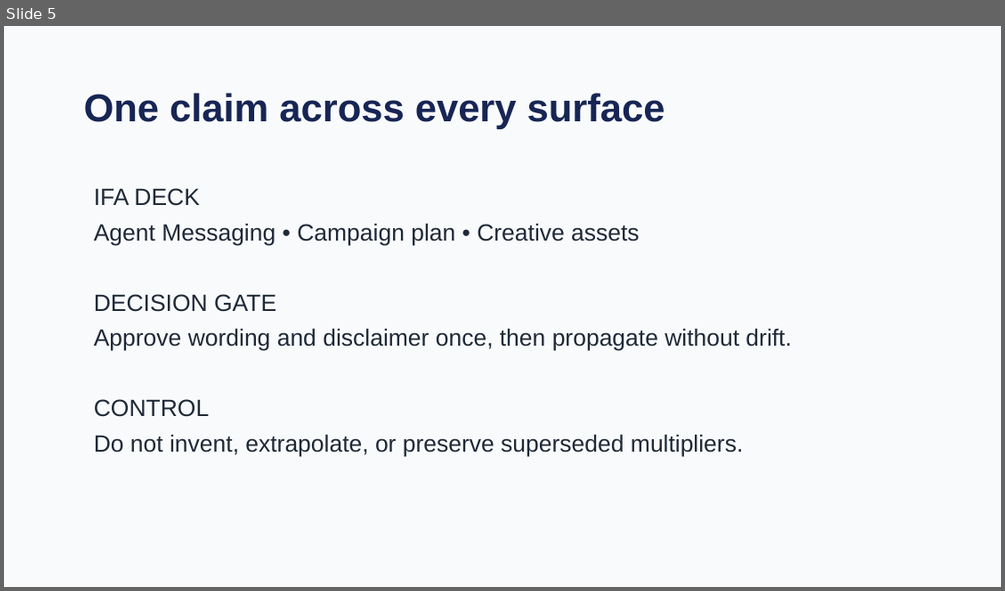
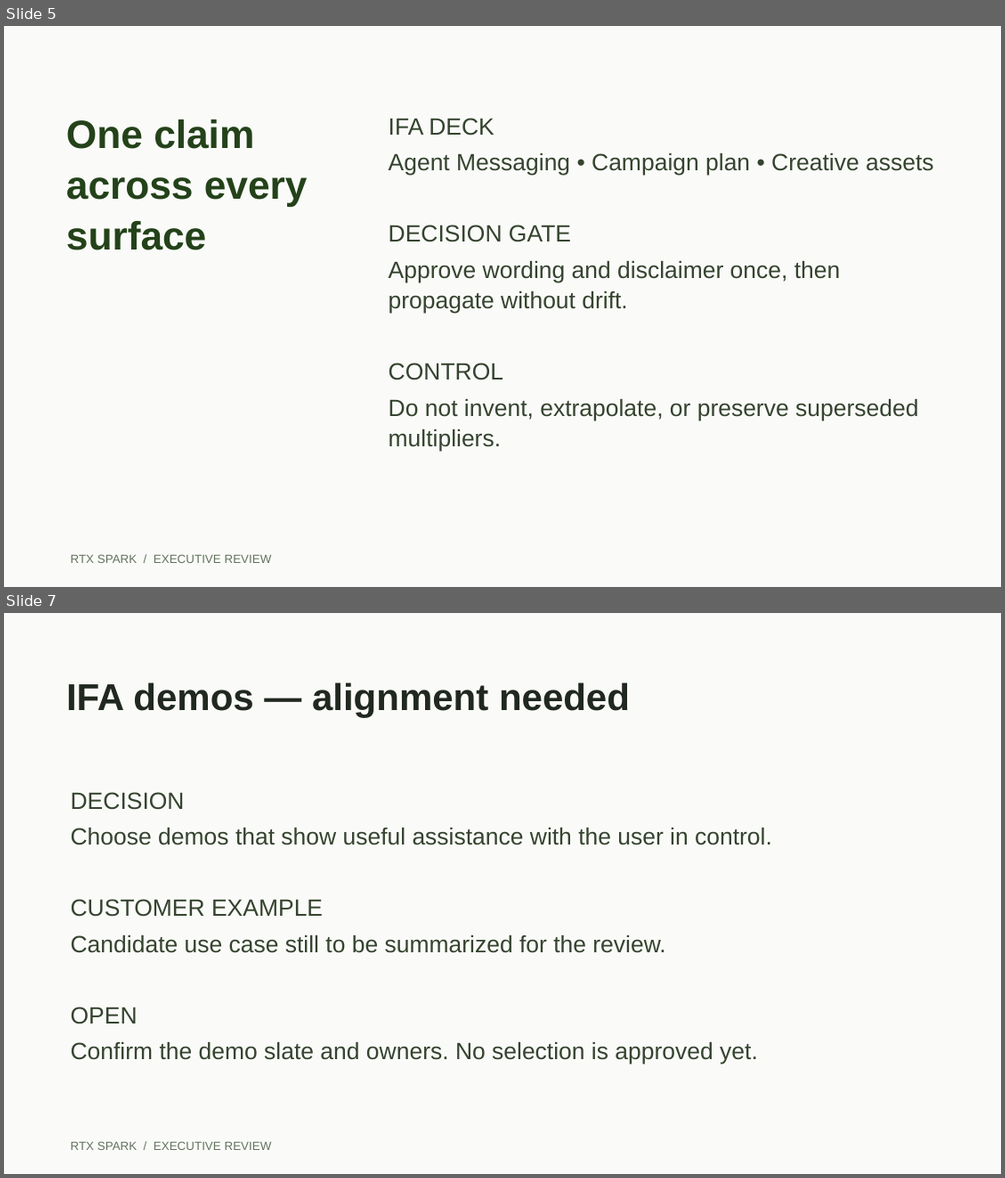
Before and after one commit to CalebJKim/chief-of-staff-agent, a slide deck: demo/templates/rtx-spark-exec-review.pptx. Shown one above the other, each under a label of ours: slide 5 before the commit, slides 5 and 7 after it; the slides between them are not shown. The pictures are 1005x591 and 1005x1178 pixels, drawn with LibreOffice and Linux fonts; fonts in the diff are those of the drawing. Boxes give left, top, right and bottom in pixels: in the first picture for what was removed or moved away, otherwise in the second. Text is boxed around its words. In the diff, an @@ line names an element or a change of style, - is before the commit and + after.

Commit message:
Refine Chief of Staff demo workflow and validate tracker and draft actions

```diff
--- a/demo/templates/rtx-spark-exec-review.pptx
+++ b/demo/templates/rtx-spark-exec-review.pptx
@@ slide 7 added at [4, 613, 1001, 1174], background #FAFBF8 @@
@@ text added at [66, 682, 630, 717], 27 pt, text #20281F, bold @@
+IFA demos — alignment needed
@@ text added at [71, 792, 772, 1064], 17 pt, text #35432F @@
+DECISION
+Choose demos that show useful assistance with the user in control.
+CUSTOMER EXAMPLE
+Candidate use case still to be summarized for the review.
+OPEN
+Confirm the demo slate and owners. No selection is approved yet.
@@ text added at [71, 1141, 272, 1150], 8.6 pt, text #64735E @@
+RTX SPARK / EXECUTIVE REVIEW
@@ slide 5 changed as well @@
@@ background #F8FAFC to #FAFBF8 @@
@@ text "One claim across every surface": place and size @@
-text "One claim across every surface" at [84, 93, 665, 129]
+text "One claim across every surface" at [66, 119, 307, 250]
@@ text "One claim across every surface" at [66, 119, 307, 250]: size 28 to 28.5 pt, text colour #172554 to #24421A; line spacing 1.05 to 1.08 @@
@@ text "IFA DECK": place and size @@
-text "IFA DECK" at [94, 188, 791, 457]
+text "IFA DECK" at [388, 118, 934, 451]
@@ text "IFA DECK" at [388, 118, 934, 451]: text colour #1F2937 to #35432F; line spacing 1.05 to 1.08 @@
@@ text added at [71, 554, 272, 563], 8.6 pt, text #64735E @@
+RTX SPARK / EXECUTIVE REVIEW
```
Also in this commit, not shown: 5 other slides changed, 3 other slides added, 4 slides removed, 26 other files.
